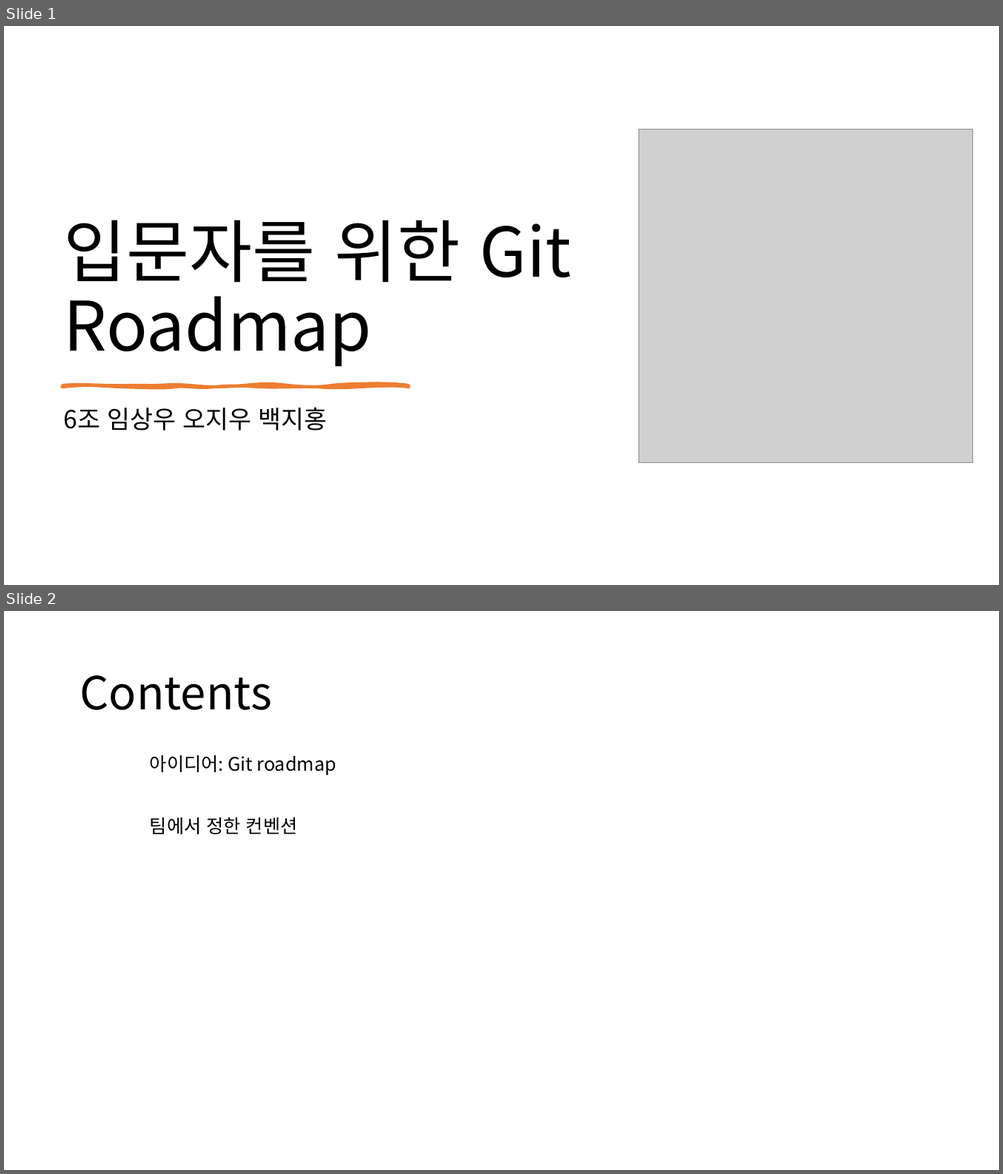
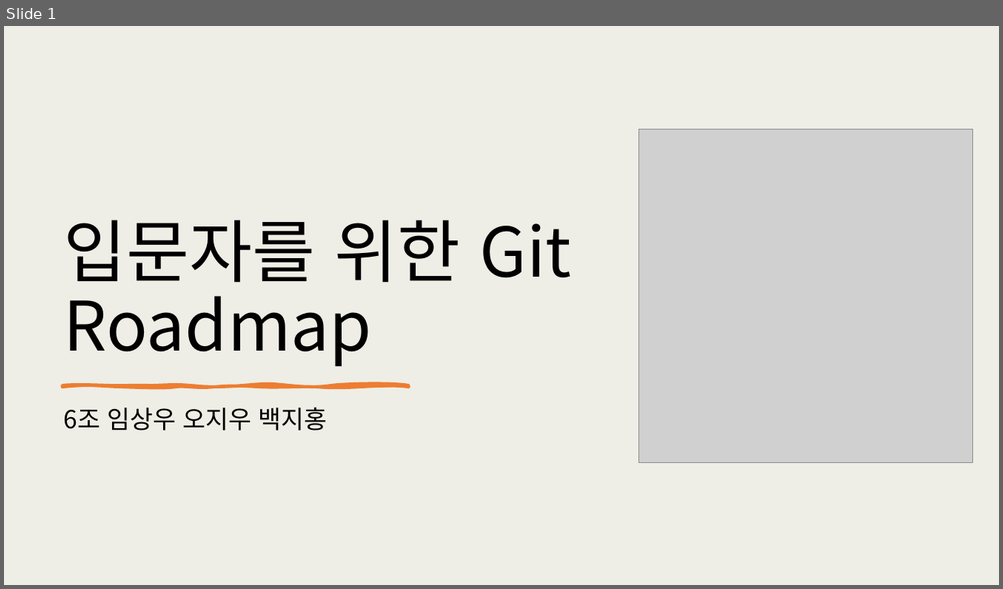
Before and after one commit to KIMGEEK/Presentation, a slide deck: gitroadmap.pptx. Shown one above the other, each under a label of ours: slides 1 and 2 before the commit, slide 1 after it. The pictures are 1003x1174 and 1003x589 pixels, drawn with LibreOffice and Linux fonts; fonts in the diff are those of the drawing; grey boxes stand for pictures. Boxes give left, top, right and bottom in pixels: in the first picture for what was removed or moved away, otherwise in the second. Text is boxed around its words. In the diff, an @@ line names an element or a change of style, - is before the commit and + after.

```diff
--- a/gitroadmap.pptx
+++ b/gitroadmap.pptx
@@ slide 2 removed at bbox=[4, 611, 999, 1170], background #FFFFFF @@
@@ title removed at bbox=[79, 675, 272, 710] @@
-Contents
@@ text removed at bbox=[150, 755, 336, 775] @@
-아이디어: Git roadmap
@@ text removed at bbox=[150, 817, 298, 834] @@
-팀에서 정한 컨벤션
@@ slide 1 changed as well @@
@@ background #FFFFFF to #EEEEE6 @@
```
Also in this commit, not shown: 4 slides added.
